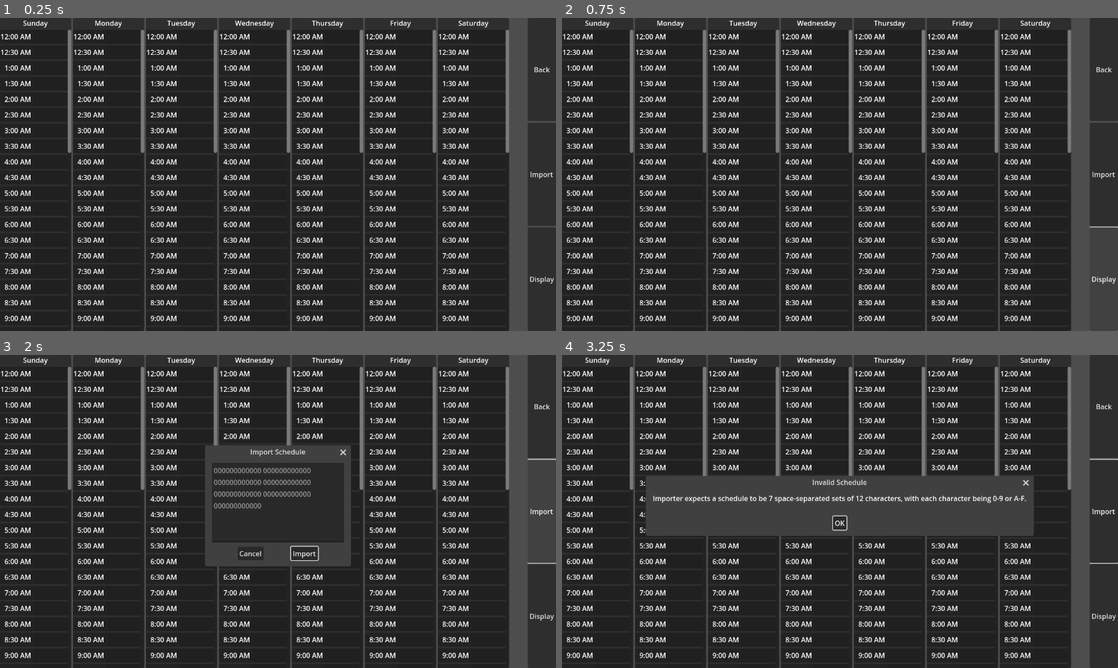
Above: before the commit, frames 1-4 (two rows, left to right).
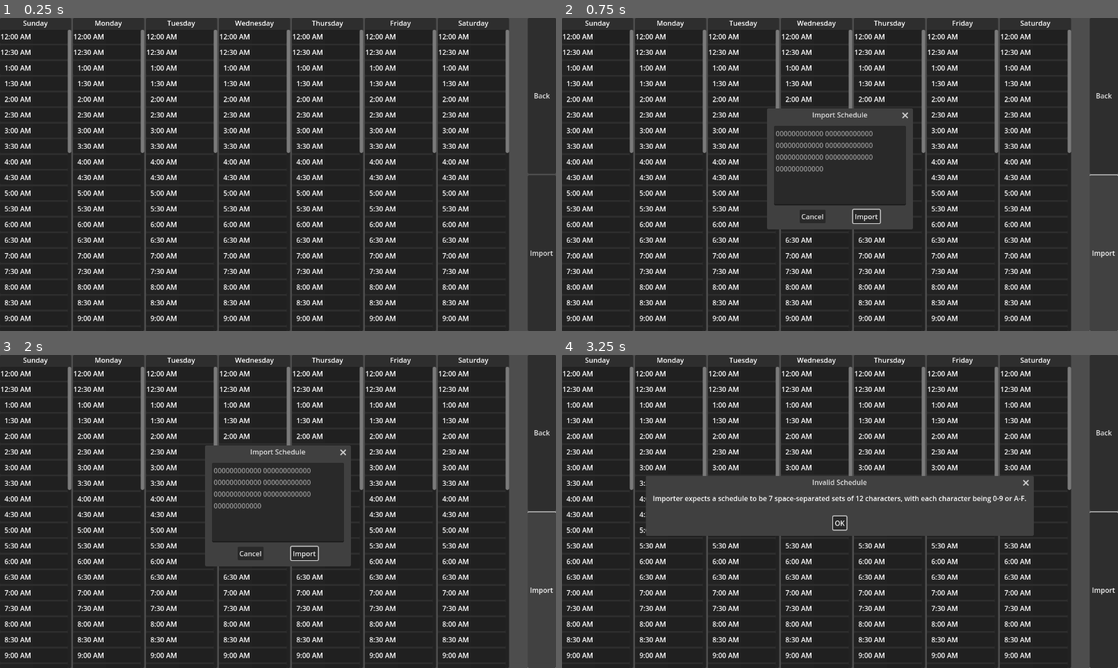
Above: after the commit, the same moments.

Repository: zibetnu/event-scheduler
Game: Godot game, scene res://src/schedule_comparer/schedule_comparer.tscn
The game is run twice, just before and just after one commit, with the same random seed, the same clock (stepped at 60 frames per second) and the same inputs. This scene is started directly instead of the project's main scene.
Inputs (mouse positions are in pixels of both pictures, inside the frame that each line leads up to):
- Up to frame 1 (0.25 s): no input
- Up to frame 2 (0.75 s): click (1101, 277) at 0.5 s, where only the run before the commit has a clickable "Display"
- Up to frame 3 (2 s): click "Import" at 1.25 s
- Up to frame 4 (3.25 s): click (840, 502) at 2.02 s; type "Alex" at 2.1 s; click "Import" at 2.75 s

The runs differ from the first frame. In frame 1, 0.2% of the frame differs, in the area x 95-100%, y 15-85%; in frame 2, 4.8%, in the area x 36-100%, y 15-85%; in frame 3, 0.2%; in frame 4, 0.3%.

Commit message:
Automatically display a schedule on import
Instead of requiring the user to click the display button, just
automatically display a schedule when it's imported.

Diff:
--- a/src/schedule_comparer/schedule_comparer.gd
+++ b/src/schedule_comparer/schedule_comparer.gd
@@ -25,11 +25,7 @@
 	var i := 0
 	for day in %DayContainer.get_children():
 		day.add_day_hex_string(day_hex_strings[i])
+		day.display_day_hex_strings()
 		i += 1
 
 	%ImportText.text = ""
-
-
-func _on_display_button_pressed() -> void:
-	for day in %DayContainer.get_children():
-		day.display_day_hex_strings()
--- a/src/schedule_comparer/schedule_comparer.tscn
+++ b/src/schedule_comparer/schedule_comparer.tscn
@@ -11,11 +11,6 @@
 size_flags_vertical = 3
 text = "Import
 "
-
-[node name="DisplayButton" type="Button" parent="ScrollContainer/ButtonContainer" index="2"]
-layout_mode = 2
-size_flags_vertical = 3
-text = "Display"
 
 [node name="ImportPopup" type="ConfirmationDialog" parent="." index="2"]
 unique_name_in_owner = true
@@ -39,5 +34,4 @@
 dialog_text = "Importer expects a schedule to be 7 space-separated sets of 12 characters, with each character being 0-9 or A-F."
 
 [connection signal="pressed" from="ScrollContainer/ButtonContainer/ImportButton" to="." method="_on_import_button_pressed"]
-[connection signal="pressed" from="ScrollContainer/ButtonContainer/DisplayButton" to="." method="_on_display_button_pressed"]
 [connection signal="confirmed" from="ImportPopup" to="." method="_on_import_popup_confirmed"]
